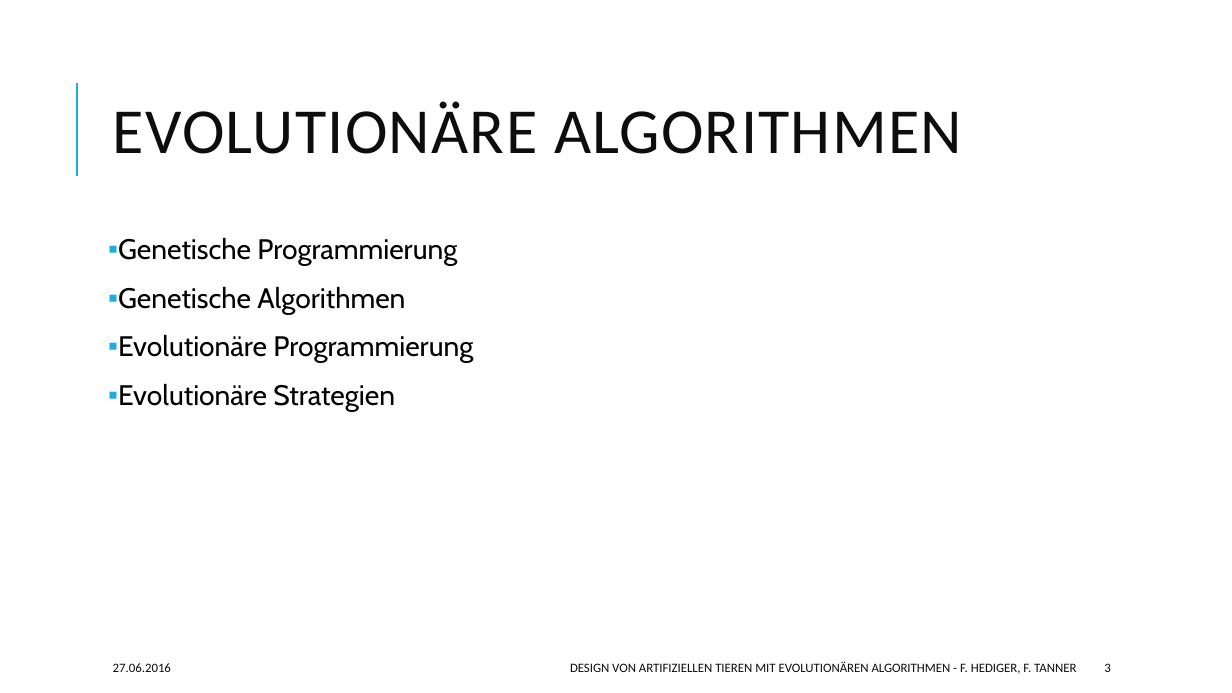
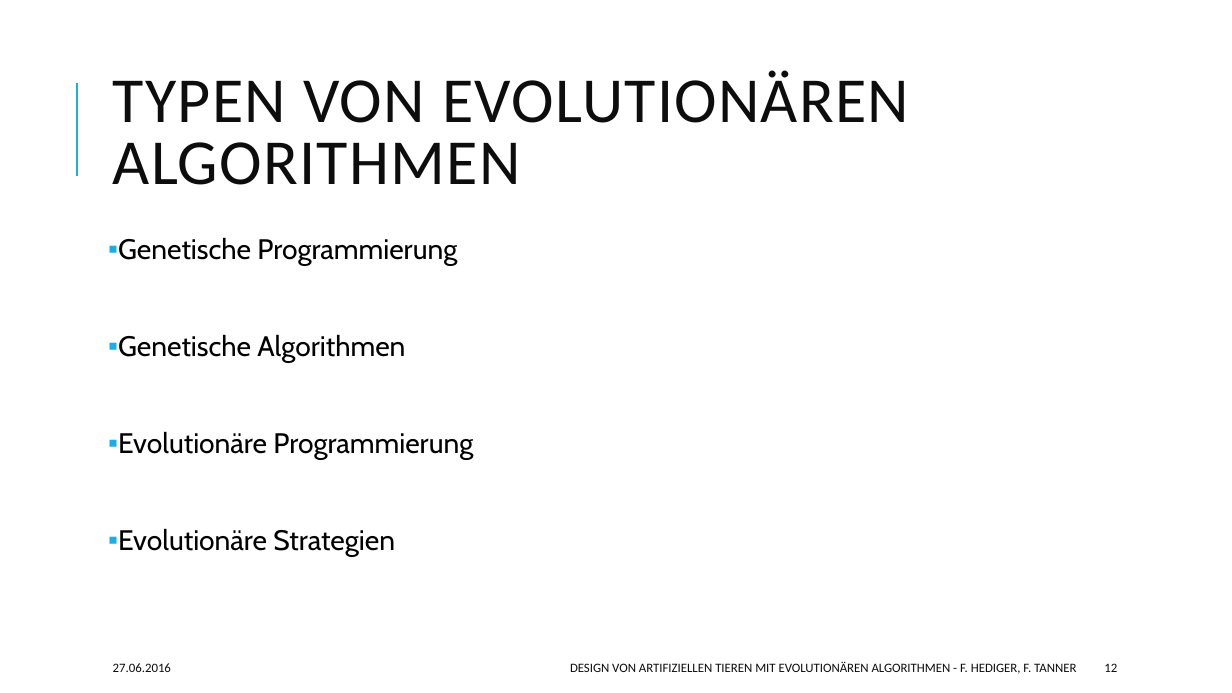
Before and after one commit to hedigerf/evolut, a slide deck: slide 12 of evolutdoc/presentation.pptx (slide 3 before the commit). Drawn at 1232x693 pixels with LibreOffice and Linux fonts; fonts in the diff are those of the drawing. Boxes give left, top, right and bottom in pixels: in the first picture for what was removed or moved away, otherwise in the second. Text is boxed around its words. In the diff, an @@ line names an element or a change of style, - is before the commit and + after.

```diff
--- a/evolutdoc/presentation.pptx
+++ b/evolutdoc/presentation.pptx
@@ title at [113, 70, 909, 185]: text changed @@
-EVOLUTIONÄRE ALGORITHMEN
+TYPEN VON EVOLUTIONÄREN ALGORITHMEN
@@ text "Genetische Programmierung" rewrapped from [118, 237, 473, 411] to [118, 237, 473, 556] @@
@@ page number at [1104, 663, 1117, 672]: text changed @@
-3
+12
```
Also in this commit, not shown: 5 other slides changed, 10 slides added.
